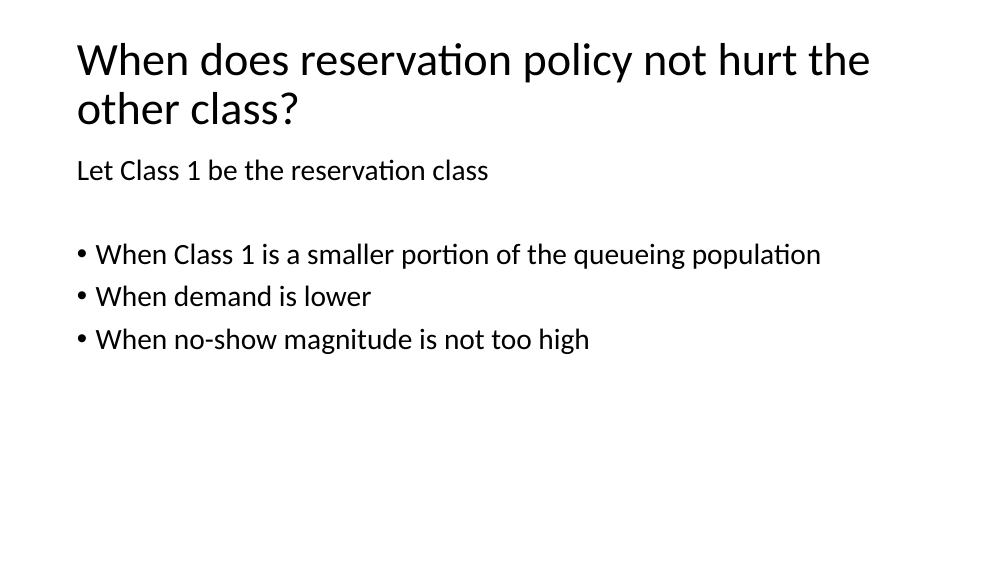
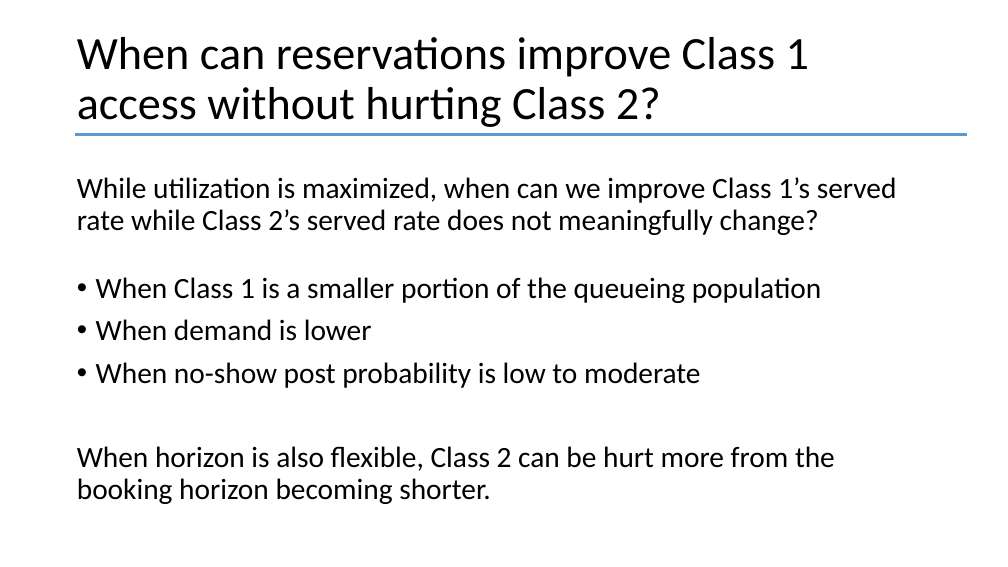
Before and after one commit to YcartXin/CUIMC-Appointment-Simulation, a slide deck: slide 22 of presentation/FCFS Presentation.pptx (slide 18 before the commit). Drawn at 1008x567 pixels with LibreOffice and Linux fonts; fonts in the diff are those of the drawing. Boxes give left, top, right and bottom in pixels: in the first picture for what was removed or moved away, otherwise in the second. Text is boxed around its words. In the diff, an @@ line names an element or a change of style, - is before the commit and + after.

```diff
--- a/presentation/FCFS Presentation.pptx
+++ b/presentation/FCFS Presentation.pptx
@@ title at [77, 37, 809, 127]: text changed @@
-When does reservation policy not hurt the other class?
+When can reservations improve Class 1 access without hurting Class 2?
@@ line added from (75, 135) to (967, 135), #5B9BD5 2.25 pt @@
@@ text "While utilization is maximized, when ...": place and size @@
-text "While utilization is maximized, when ..." at [77, 159, 822, 354]
+text "While utilization is maximized, when ..." at [77, 177, 897, 504]
@@ text at [77, 177, 897, 235]: text changed @@
-Let Class 1 be the reservation class
+While utilization is maximized, when can we improve Class 1’s served rate while Class 2’s served rate does not meaningfully change?
@@ text at [77, 362, 835, 504]: text changed @@
-• When no-show magnitude is not too high
+• When no-show post probability is low to moderate
+When horizon is also flexible, Class 2 can be hurt more from the booking horizon becoming shorter.
```
Also in this commit, not shown: 10 other slides changed, 5 slides added, 1 slide removed, 19 other files.
